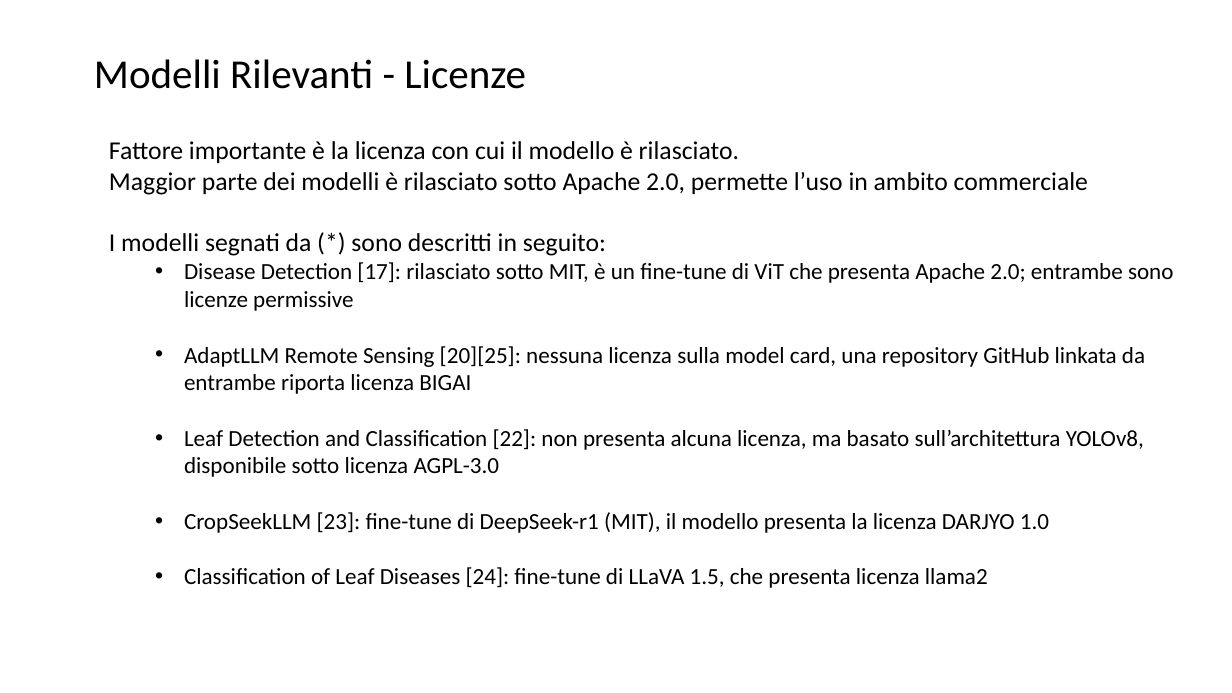
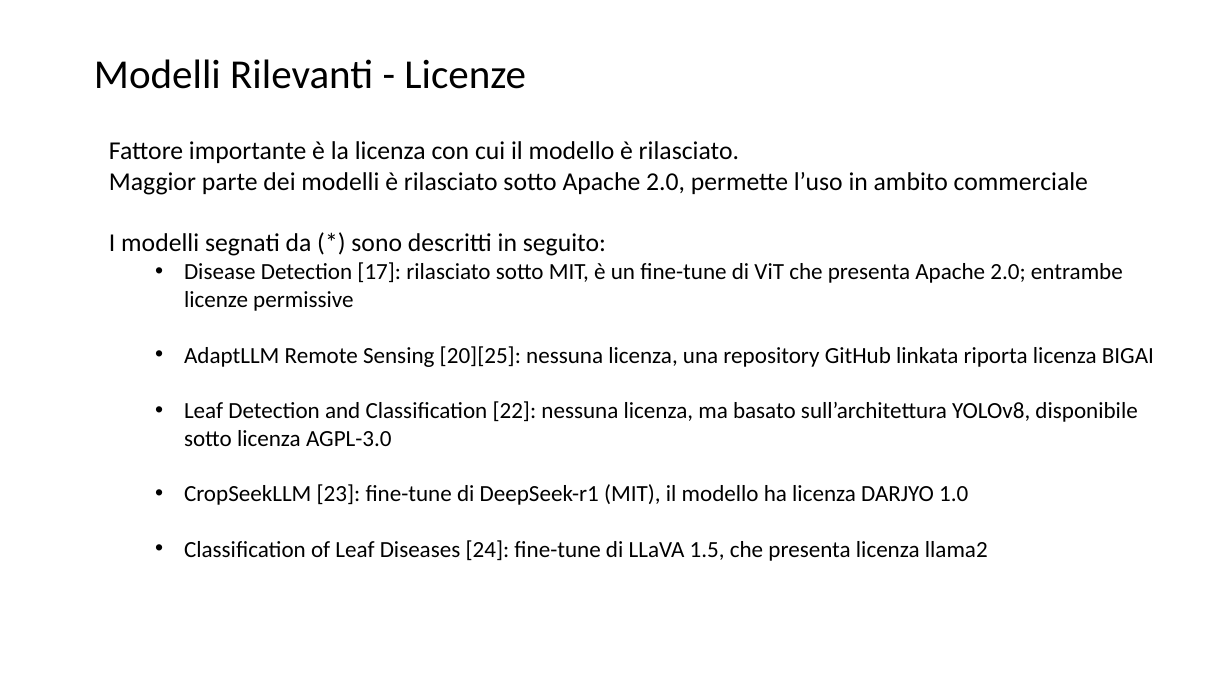
Before and after one commit to lPen88/tesi, a slide deck: slide 13 of presentazione.pptx. Drawn at 1232x693 pixels with LibreOffice and Linux fonts; fonts in the diff are those of the drawing. Boxes give left, top, right and bottom in pixels: in the first picture for what was removed or moved away, otherwise in the second. Text is boxed around its words. In the diff, an @@ line names an element or a change of style, - is before the commit and + after.

Commit message:
eee

```diff
--- a/presentazione.pptx
+++ b/presentazione.pptx
@@ text at <box>184,262,1154,505</box>: text changed @@
-  • Disease Detection [17]: rilasciato sotto MIT, è un fine-tune di ViT che presenta Apache 2.0; entrambe sono licenze permissive
-  • AdaptLLM Remote Sensing [20][25]: nessuna licenza sulla model card, una repository GitHub linkata da entrambe riporta licenza BIGAI
-  • Leaf Detection and Classification [22]: non presenta alcuna licenza, ma basato sull’architettura YOLOv8, disponibile sotto licenza AGPL-3.0
-  • CropSeekLLM [23]: fine-tune di DeepSeek-r1 (MIT), il modello presenta la licenza DARJYO 1.0
+  • Disease Detection [17]: rilasciato sotto MIT, è un fine-tune di ViT che presenta Apache 2.0; entrambe licenze permissive
+  • AdaptLLM Remote Sensing [20][25]: nessuna licenza, una repository GitHub linkata riporta licenza BIGAI
+  • Leaf Detection and Classification [22]: nessuna licenza, ma basato sull’architettura YOLOv8, disponibile sotto licenza AGPL-3.0
+  • CropSeekLLM [23]: fine-tune di DeepSeek-r1 (MIT), il modello ha licenza DARJYO 1.0
```
Also in this commit, not shown: 2 other slides changed.
